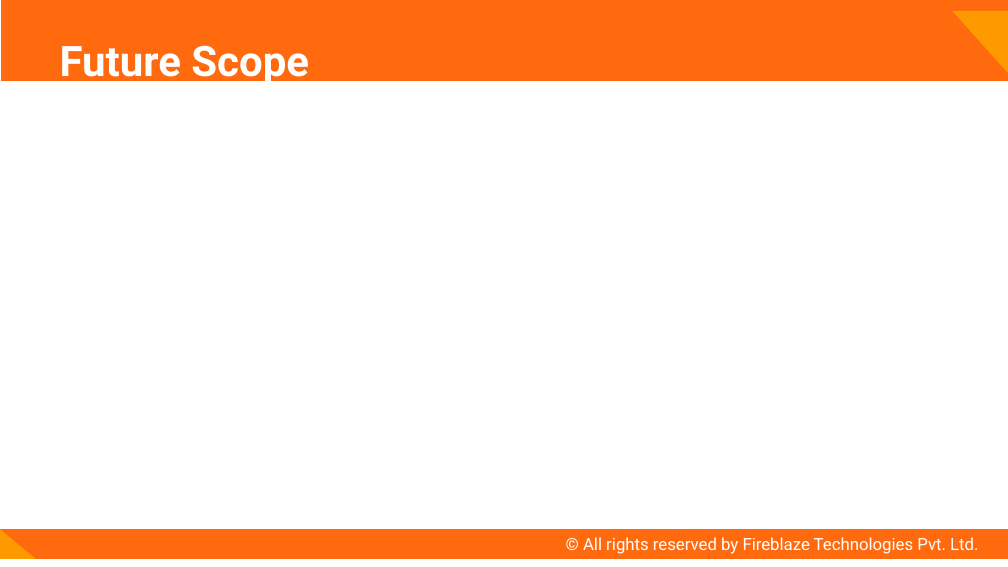
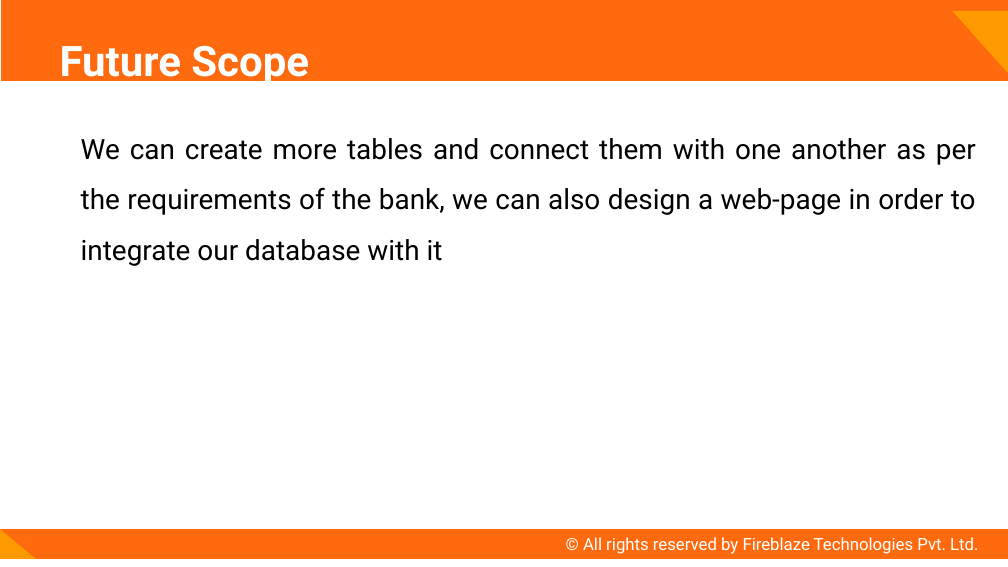
Before and after one commit to bhavesh-1995/fireblazework, a slide deck: slide 6 of fireblaze work/Project_3/PPT Format - SQL.pptx. Drawn at 1008x567 pixels with LibreOffice and Linux fonts; fonts in the diff are those of the drawing. Boxes give left, top, right and bottom in pixels: in the first picture for what was removed or moved away, otherwise in the second. Text is boxed around its words. In the diff, an @@ line names an element or a change of style, - is before the commit and + after.

```diff
--- a/fireblaze work/Project_3/PPT Format - SQL.pptx
+++ b/fireblaze work/Project_3/PPT Format - SQL.pptx
@@ text added at (81, 138, 976, 266), 26.7 pt, text #000000 @@
+We can create more tables and connect them with one another as per the requirements of the bank, we can also design a web-page in order to integrate our database with it
```
Also in this commit, not shown: 1 other slide changed, 5 other files.
